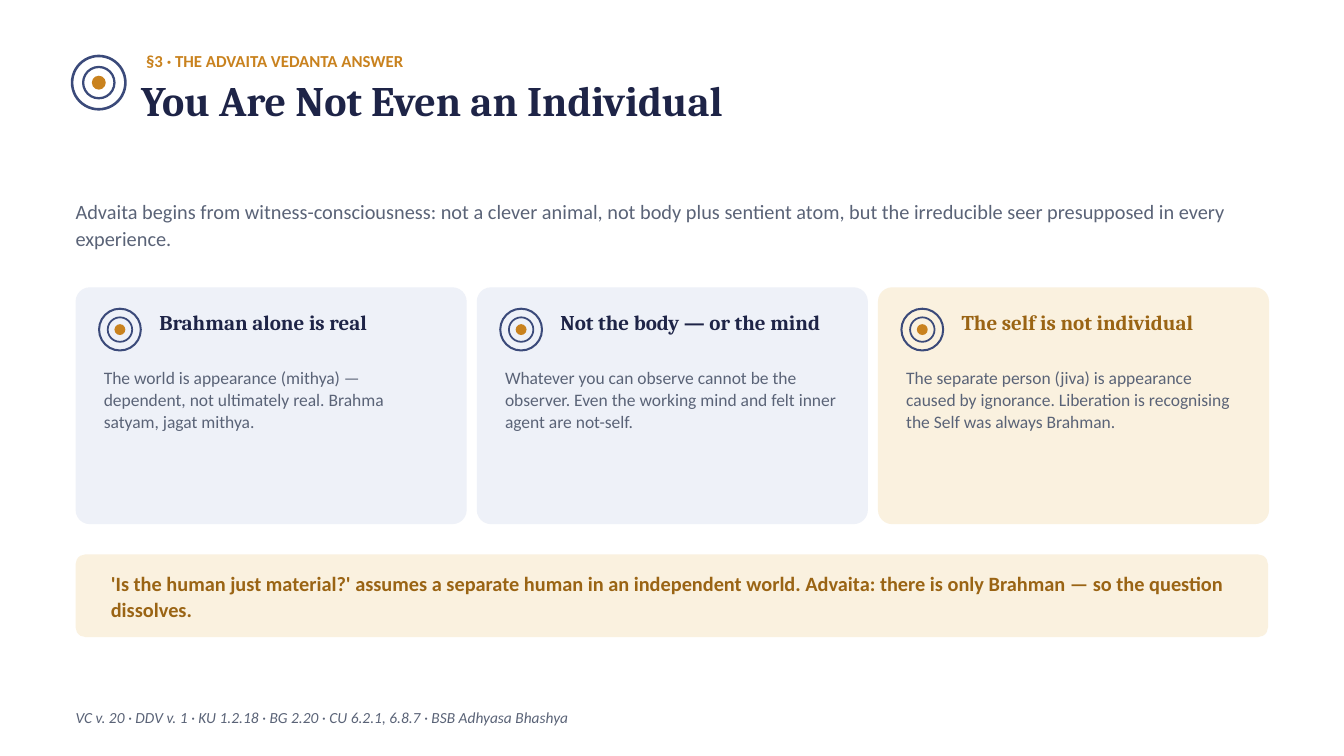
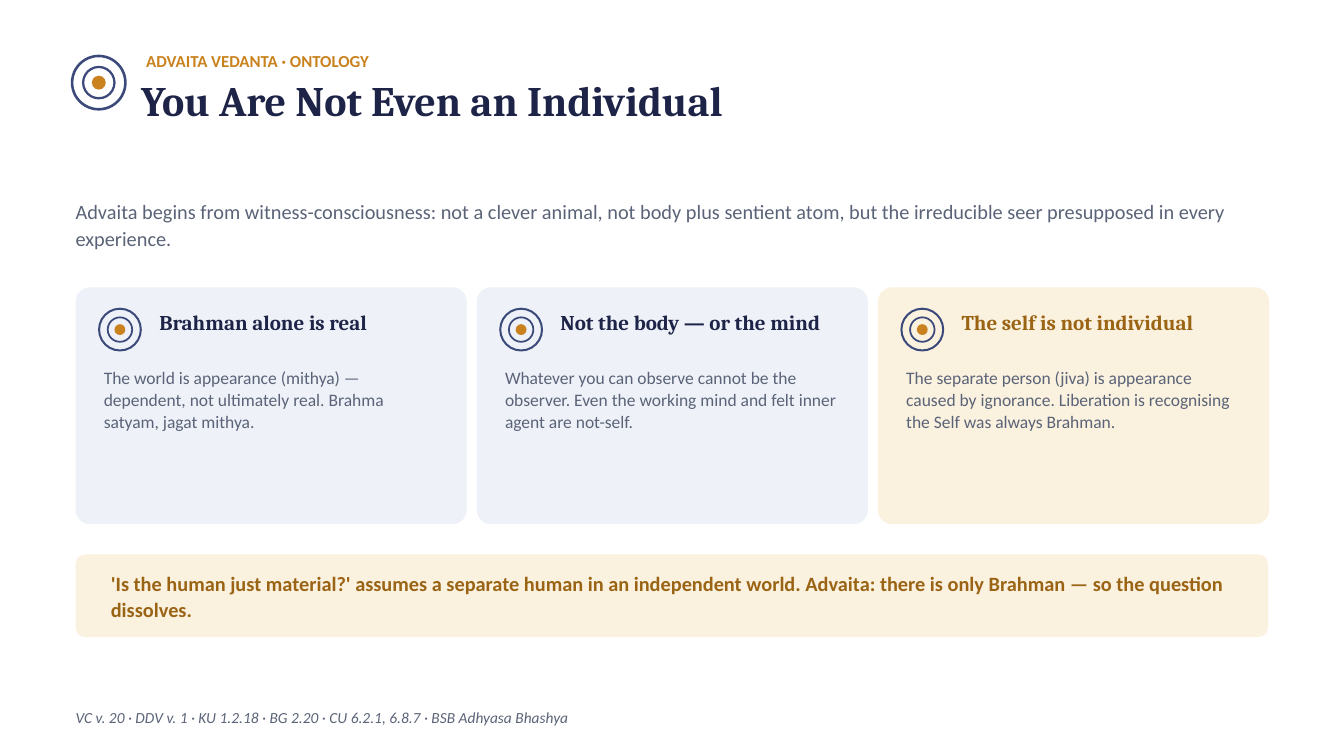
Before and after one commit to raghavamohan/AnalyticMadhyasthDarshan, a slide deck: slide 14 of Studies/Why-Humans-Are-Not-Just-Material/Why-Humans-Are-Not-Just-Material.pptx. Drawn at 1344x756 pixels with LibreOffice and Linux fonts; fonts in the diff are those of the drawing. Boxes give left, top, right and bottom in pixels: in the first picture for what was removed or moved away, otherwise in the second. Text is boxed around its words. In the diff, an @@ line names an element or a change of style, - is before the commit and + after.

```diff
--- a/Studies/Why-Humans-Are-Not-Just-Material/Why-Humans-Are-Not-Just-Material.pptx
+++ b/Studies/Why-Humans-Are-Not-Just-Material/Why-Humans-Are-Not-Just-Material.pptx
@@ text at <box>146,56,369,67</box>: text changed @@
-§3 · THE ADVAITA VEDANTA ANSWER
+ADVAITA VEDANTA · ONTOLOGY
```
Also in this commit, not shown: 17 other slides changed, 6 other files.
